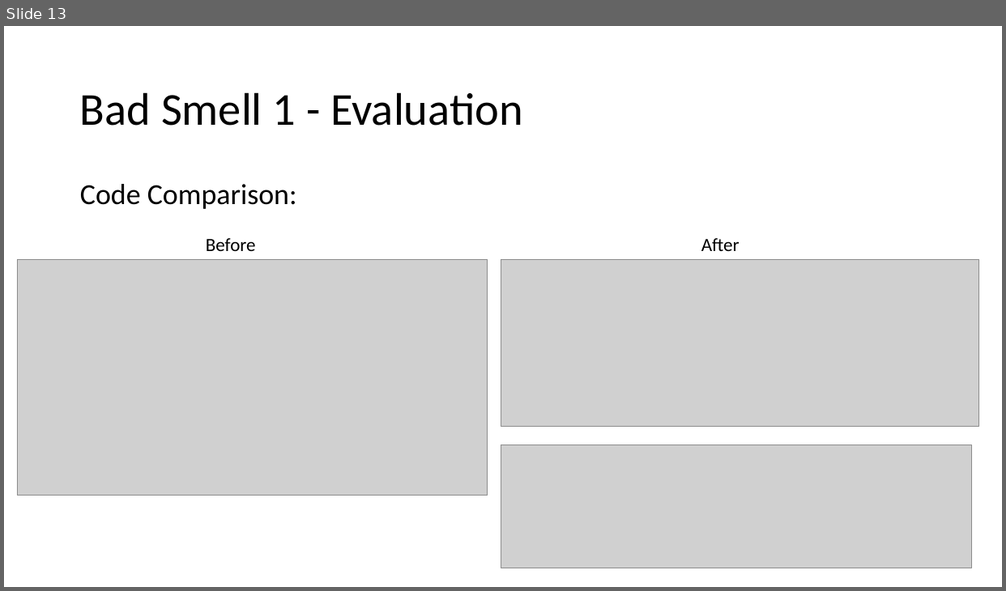
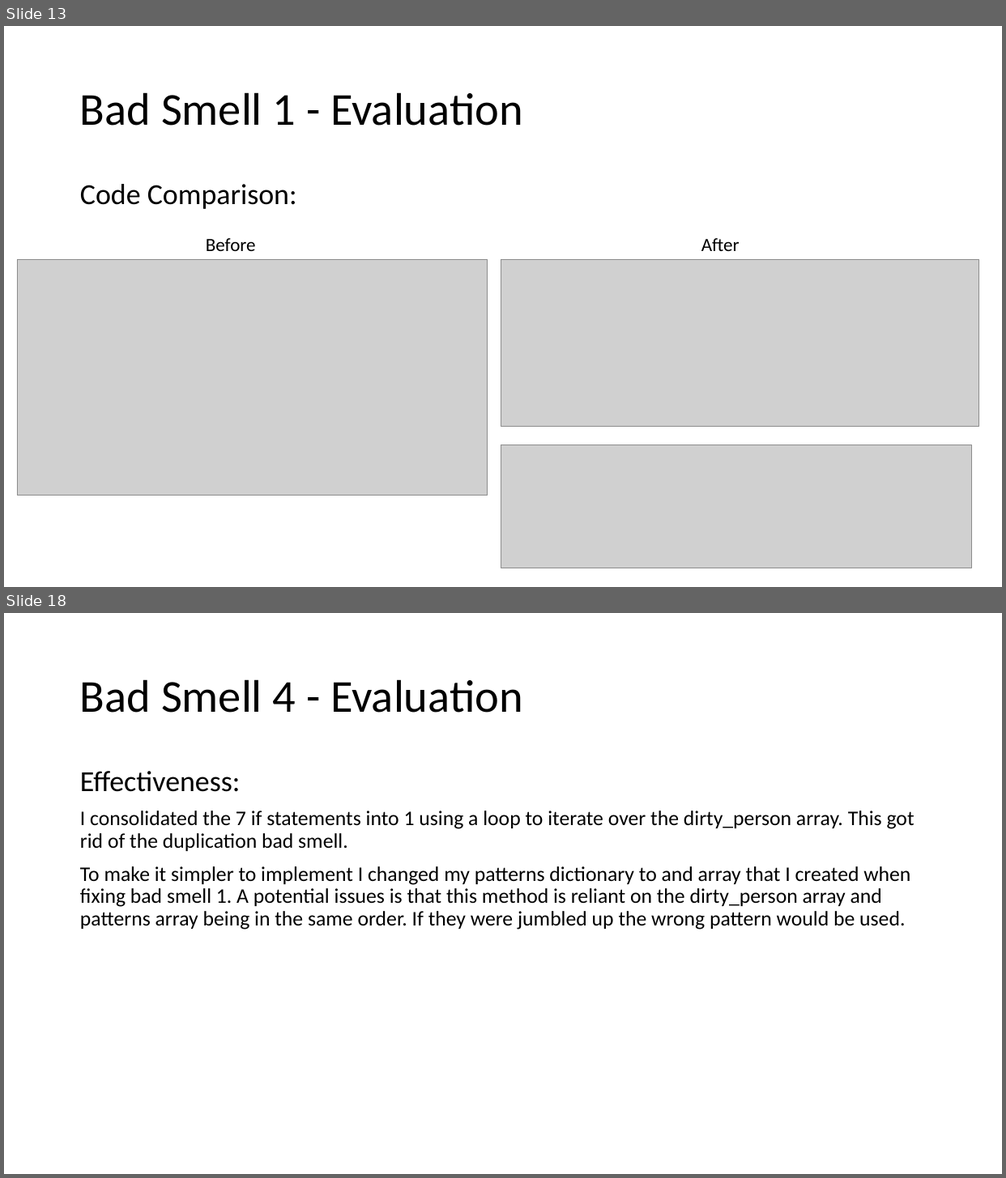
Before and after one commit to steven-snelling/PR301-Assignment_2, a slide deck: bad_smells.pptx. Shown one above the other, each under a label of ours: slide 13 before the commit, slides 13 and 18 after it; the slides between them are not shown. The pictures are 1006x591 and 1006x1178 pixels, drawn with LibreOffice and Linux fonts; fonts in the diff are those of the drawing; grey boxes stand for pictures. Boxes give left, top, right and bottom in pixels: in the first picture for what was removed or moved away, otherwise in the second. Text is boxed around its words. In the diff, an @@ line names an element or a change of style, - is before the commit and + after.

Commit message:
Updated documentation with work done from bad smell 2

```diff
--- a/bad_smells.pptx
+++ b/bad_smells.pptx
@@ slide 18 added at bbox=[4, 613, 1002, 1174], background #FFFFFF @@
@@ title added at bbox=[80, 679, 523, 713], 44 pt, text #000000 @@
+Bad Smell 4 - Evaluation
@@ text added at bbox=[80, 771, 914, 930], 20 pt, text #000000 @@
+Effectiveness:
+I consolidated the 7 if statements into 1 using a loop to iterate over the dirty_person array. This got rid of the duplication bad smell.
+To make it simpler to implement I changed my patterns dictionary to and array that I created when fixing bad smell 1. A potential issues is that this method is reliant on the dirty_person array and patterns array being in the same order. If they were jumbled up the wrong pattern would be used.
```
Also in this commit, not shown: 2 slides changed, 3 other slides added.
